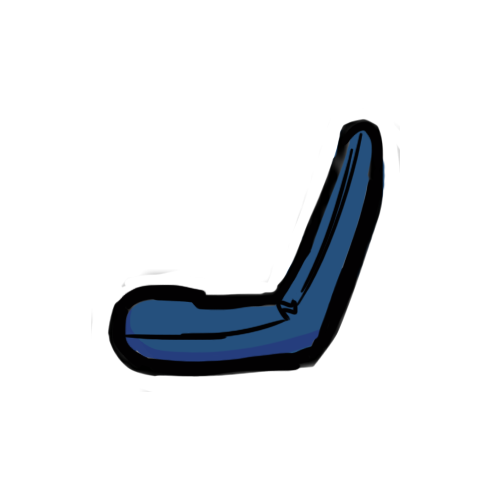
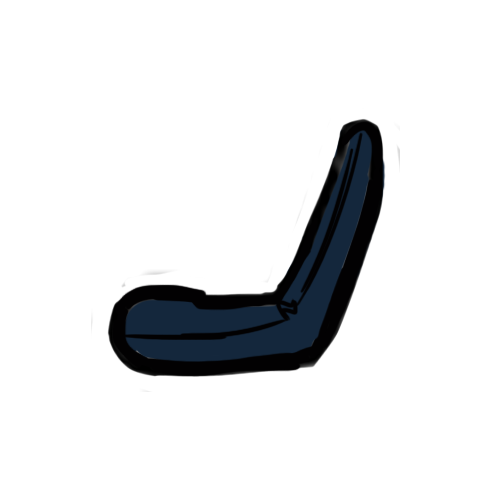
Before/after of a 500 × 500 layered artwork. What changed in the layer stack:
added layer "Layer 4" above "Layer 3" over [125, 129, 385, 362]
added layer "Layer 3" above "Layer 1" over [125, 129, 385, 362]
